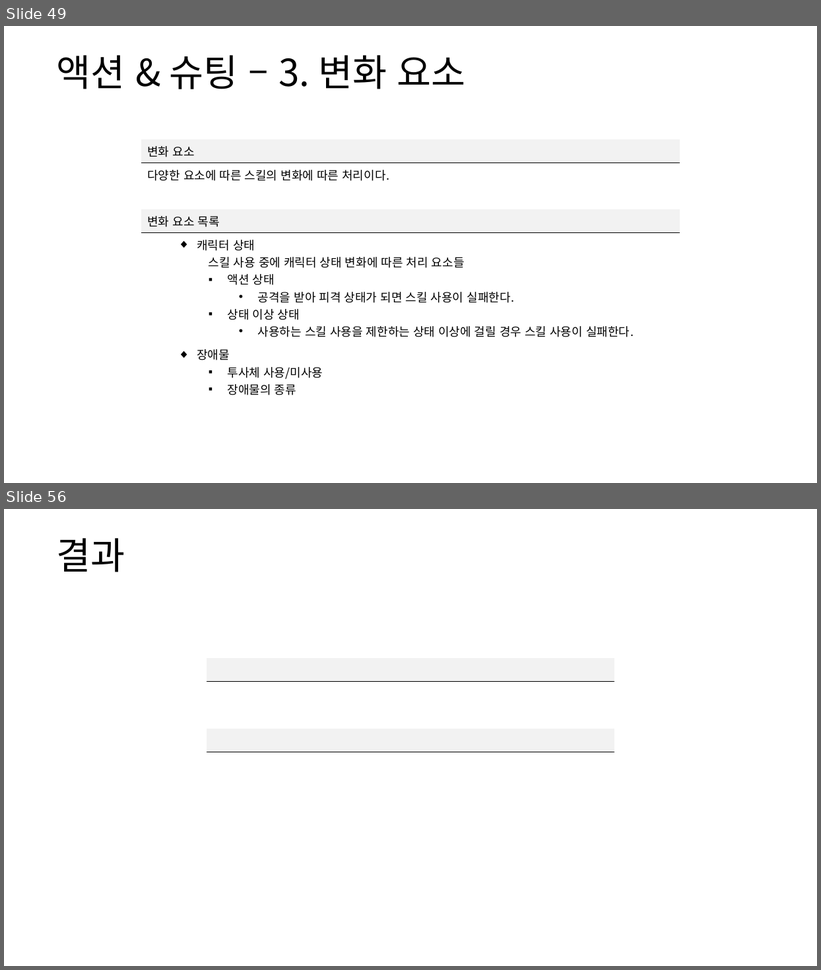
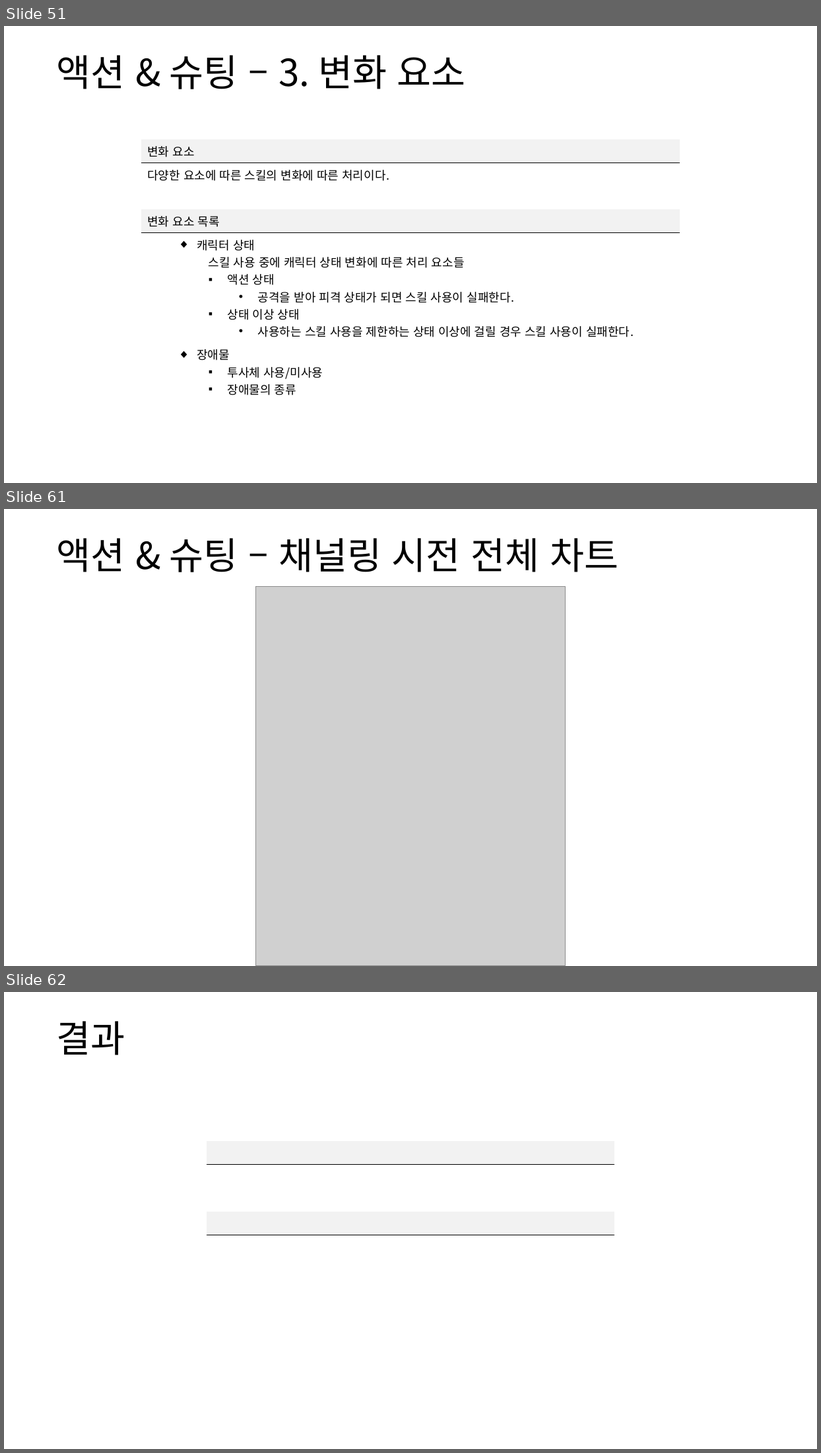
Before and after one commit to yjk0401/unityenginebasic_9th, a slide deck: 기획/방랑엽사전/스킬 시스템 기획서.pptx. Shown one above the other, each under a label of ours: slides 49 and 56 before the commit, slides 51, 61 and 62 after it; the slides between them are not shown. The pictures are 821x970 and 821x1453 pixels, drawn with LibreOffice and Linux fonts; fonts in the diff are those of the drawing; grey boxes stand for pictures. Boxes give left, top, right and bottom in pixels: in the first picture for what was removed or moved away, otherwise in the second. Text is boxed around its words. In the diff, an @@ line names an element or a change of style, - is before the commit and + after.

```diff
--- a/기획/방랑엽사전/스킬 시스템 기획서.pptx
+++ b/기획/방랑엽사전/스킬 시스템 기획서.pptx
@@ slide 61 added at (x1=4, y1=509, x2=817, y2=966), background #FFFFFF @@
@@ text added at (x1=56, y1=538, x2=618, y2=572), 44 pt, text #000000 @@
+액션 & 슈팅 – 채널링 시전 전체 차트
@@ picture added at (x1=256, y1=586, x2=565, y2=966) @@
@@ what was slide 49 is now slide 51 @@
@@ what was slide 56 is now slide 62 @@
```
Also in this commit, not shown: 9 slides changed, 5 other slides added, 33 other files.
